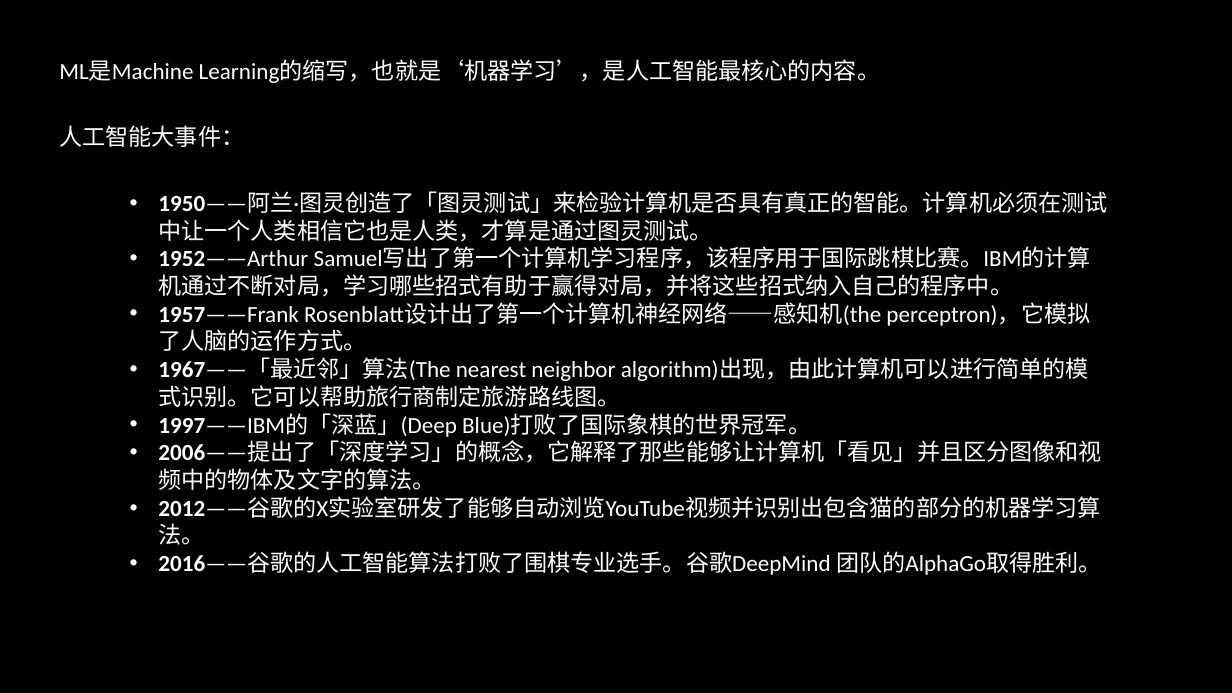
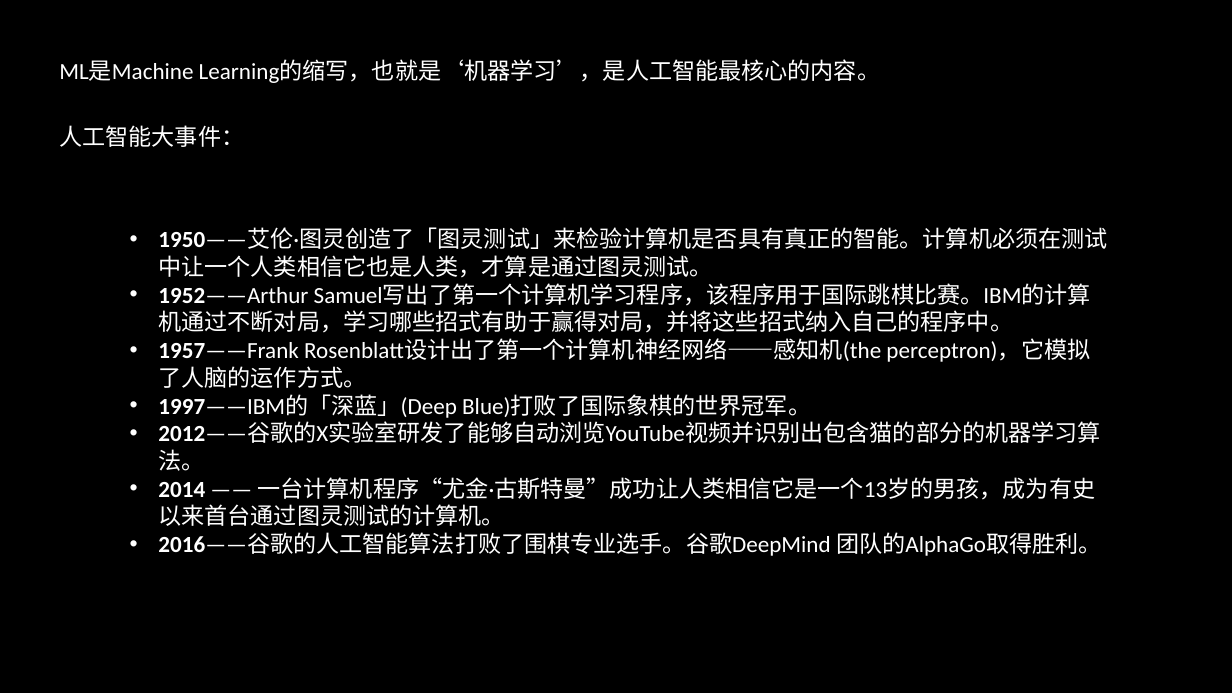
Before and after one commit to GuanyiLL/Study, a slide deck: slide 2 of Swift/CoreMLResearching/CoreML.pptx. Drawn at 1232x693 pixels with LibreOffice and Linux fonts; fonts in the diff are those of the drawing. Boxes give left, top, right and bottom in pixels: in the first picture for what was removed or moved away, otherwise in the second. Text is boxed around its words. In the diff, an @@ line names an element or a change of style, - is before the commit and + after.

```diff
--- a/Swift/CoreMLResearching/CoreML.pptx
+++ b/Swift/CoreMLResearching/CoreML.pptx
@@ text "1950——艾伦·图灵创造了「图灵测试」来检验计算机是否具有真正的智能。计算机必须在测试中让一个人类相信它也是人类，才算 ...": place and size @@
-text "1950——艾伦·图灵创造了「图灵测试」来检验计算机是否具有真正的智能。计算机必须在测试中让一个人类相信它也是人类，才算 ..." at bbox=[158, 191, 1107, 575]
+text "1950——艾伦·图灵创造了「图灵测试」来检验计算机是否具有真正的智能。计算机必须在测试中让一个人类相信它也是人类，才算 ..." at bbox=[158, 228, 1107, 556]
@@ text at bbox=[158, 228, 1107, 278]: text changed @@
-• 1950——阿兰·图灵创造了「图灵测试」来检验计算机是否具有真正的智能。计算机必须在测试中让一个人类相信它也是人类，才算是通过图灵测试。
+• 1950——艾伦·图灵创造了「图灵测试」来检验计算机是否具有真正的智能。计算机必须在测试中让一个人类相信它也是人类，才算是通过图灵测试。
@@ text at bbox=[158, 358, 1089, 407]: paragraph removed @@
-• 1967——「最近邻」算法(The nearest neighbor algorithm)出现，由此计算机可以进行简单的模式识别。它可以帮助旅行商制定旅游路线图。
@@ text at bbox=[158, 441, 1101, 490]: paragraph removed @@
-• 2006——提出了「深度学习」的概念，它解释了那些能够让计算机「看见」并且区分图像和视频中的物体及文字的算法。
@@ text at bbox=[158, 477, 1096, 526]: paragraph added @@
+• 2014 —— 一台计算机程序“尤金·古斯特曼”成功让人类相信它是一个13岁的男孩，成为有史以来首台通过图灵测试的计算机。
```
Also in this commit, not shown: 3 other slides changed, 2 slides added.
